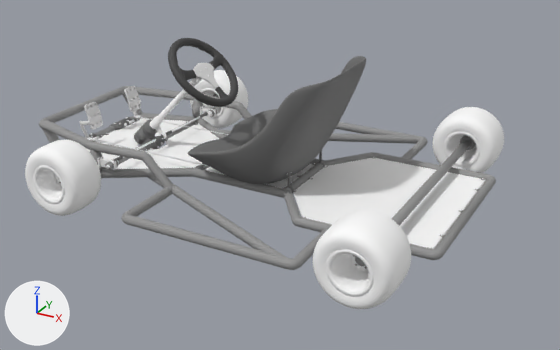
Two versions of the FBX model Content/Models/kart_1.fbx, one commit apart.
The view is the same before and after, from a 50 mm camera at (96.5, -162.9, 86.8) aimed at (9.5, -4.6, 7.6). The axes (+X, +Y, +Z) are drawn at lower left. The lights are the same throughout. Where no turn or scale is listed for an object, it has been applied to the vertices. Vertices at the same position are counted once.

In view in the first picture: 'Body', 'Body.001', 'm_floor_panel', 'm_pedal_L', 'm_steering_assembly', 'm_wheel_FL', 'm_wheel_FR', 'm_wheel_RL', 'm_wheel_RR', 'm_wheel_hub_FL', 'm_wheel_hub_RL', 'm_wheel_hub_RR'.
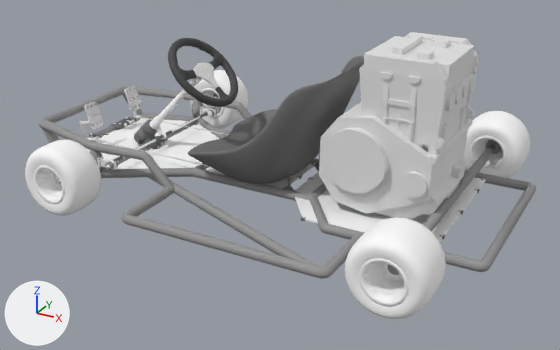
Where the newer file only moved an object's origin or applied its transform, the numbers keep the older frame.

Pixel boxes [x1, y1, x2, y2] of what changed, in the pictures (560 x 350 px; the box of a moved part takes in the faces that stretch with it):
'm_engine', added
    after: [319, 32, 479, 219]
'Body', reshaped (9% wider)
    before: [39, 86, 496, 270]
    after: [39, 86, 536, 279]
'm_wheel_RL', mesh moved
    before: [313, 210, 411, 309]
    after: [345, 217, 446, 319]
'm_wheel_RR', mesh moved
    before: [432, 107, 504, 173]
    after: [463, 111, 530, 178]
'm_wheel_hub_RL', mesh moved
    before: [326, 250, 373, 296]
    after: [359, 258, 408, 306]
'm_wheel_hub_RR', mesh moved
    before: [444, 131, 480, 166]
    after: [469, 136, 507, 171]
part 4 of me_vertexes, moved or reshaped
    before: [392, 140, 471, 226]
    after: [423, 144, 496, 232]
part 5 of me_vertexes, moved or reshaped
    before: [284, 161, 325, 192]
    after: [310, 183, 327, 197]
part 6 of me_vertexes, moved or reshaped
    before: [146, 168, 286, 258]
    after: [146, 168, 317, 266]
part 7 of me_vertexes, moved or reshaped
    before: [219, 130, 418, 144]
    after: [219, 130, 231, 136]
part 8 of me_vertexes, moved or reshaped
    before: [125, 122, 428, 270]
    after: [125, 158, 362, 279]
part 9 of me_vertexes, moved or reshaped
    before: [297, 152, 496, 260]
    after: [325, 170, 536, 272]

The change, as a diff of the scene's bpy script:
```diff
--- a/Content/Models/kart_1.fbx.py
+++ b/Content/Models/kart_1.fbx.py
@@ me_mesh_002 @@
 me_mesh_002.from_pydata(...)  # 6272 vertices, 6144 faces; spans x -8.9..8.9, y -6.4..6.4, z -8.9..8.9
 # used by ob_m_wheel_rr; location = (45.8, 36.7, 9.4)
+# me_mesh_002 part 2: the whole mesh is moved by (7.0, 0.0, 0.0)
 me_mesh_002.materials.append(mat_default)
@@ me_m_wheel_fl_006 @@
 me_m_wheel_fl_006.from_pydata(...)  # 1056 vertices, 962 faces; spans x -5.01..5.01, y -6.36..6.36, z -5.01..5.01
 # used by ob_m_wheel_hub_rl; location = (45.8, -36.7, 9.4)
+# me_m_wheel_fl_006 part 10: the whole mesh is moved by (7.0, 0.0, 0.0)
 me_m_wheel_fl_006.materials.append(mat_default)
@@ me_vertexes @@
 # used by ob_body; location = (0.0, 0.0, 0.0)
-me_vertexes.from_pydata(...)  # 5592 vertices, 4895 faces; spans x -59.0..57.7, y -41.3..41.3, z 4.8..15.1
+me_vertexes.from_pydata(...)  # 5592 vertices, 4895 faces; spans x -59.0..67.7, y -41.3..41.3, z 4.8..15.1
+# me_vertexes part 4: the loose piece of 96 vertices spanning x 44.6..46.9, y -36.7..36.7, z 8.2..10.5 is moved by (7.0, 0.0, 0.0)
+# me_vertexes part 5: the loose piece of 96 vertices spanning x 13.1..15.4, y -10.2..10.2, z 4.8..7.1 is moved by (7.0, 0.0, 0.0)
+# me_vertexes part 6: the loose piece of 96 vertices spanning x -24.0..31.1, y -41.1..-15.4, z 4.8..7.1 is multiplied about its middle by the matrix ((1.103, -0.061, 0.0), (0.0, 1.0, 0.0), (0.0, 0.0, 1.0)), then moved by (3.5, 0.0, 0.0)
+# me_vertexes part 7: the loose piece of 96 vertices spanning x -24.0..31.1, y 15.4..41.1, z 4.8..7.1 is multiplied about its middle by the matrix ((1.103, 0.061, 0.0), (0.0, 1.0, 0.0), (0.0, 0.0, 1.0)), then moved by (3.5, 0.0, 0.0)
+# me_vertexes part 8: 960 of the vertices in x 14.4..33.5, y -41.3..41.3, z 4.8..7.1 are moved by (7.0, 0.0, 0.0)
+# me_vertexes part 9: all 352 vertices in x 55.4..57.7, y -23.5..23.5, z 4.8..7.1 are moved by (10.0, 0.0, 0.0)
 me_vertexes.materials.append(mat_default)
@@ me_mesh_001 @@
 me_mesh_001.from_pydata(...)  # 6272 vertices, 6144 faces; spans x -8.9..8.9, y -6.4..6.4, z -8.9..8.9
 # used by ob_m_wheel_rl; location = (45.8, -36.7, 9.4)
+# me_mesh_001 part 1: the whole mesh is moved by (7.0, 0.0, 0.0)
 me_mesh_001.materials.append(mat_default)
@@ me_m_wheel_fl_003 @@
 me_m_wheel_fl_003.from_pydata(...)  # 1056 vertices, 962 faces; spans x -5.01..5.01, y -6.36..6.36, z -5.01..5.01
 # used by ob_m_wheel_hub_rr; location = (45.8, 36.7, 9.4)
+# me_m_wheel_fl_003 part 3: the whole mesh is moved by (7.0, 0.0, 0.0)
 me_m_wheel_fl_003.materials.append(mat_default)
@@ me_cube_002 @@
+me_cube_002.from_pydata(...)  # 1831 vertices, 1068 faces; spans x -17.5..11.5, y -15.4..15.2, z -35.7..6.7
@@ ob_m_engine @@
+ob_m_engine = bpy.data.objects.new('m_engine', me_cube_002)
+ob_m_engine.location = (42.4, 0.0, 37.8)
```
